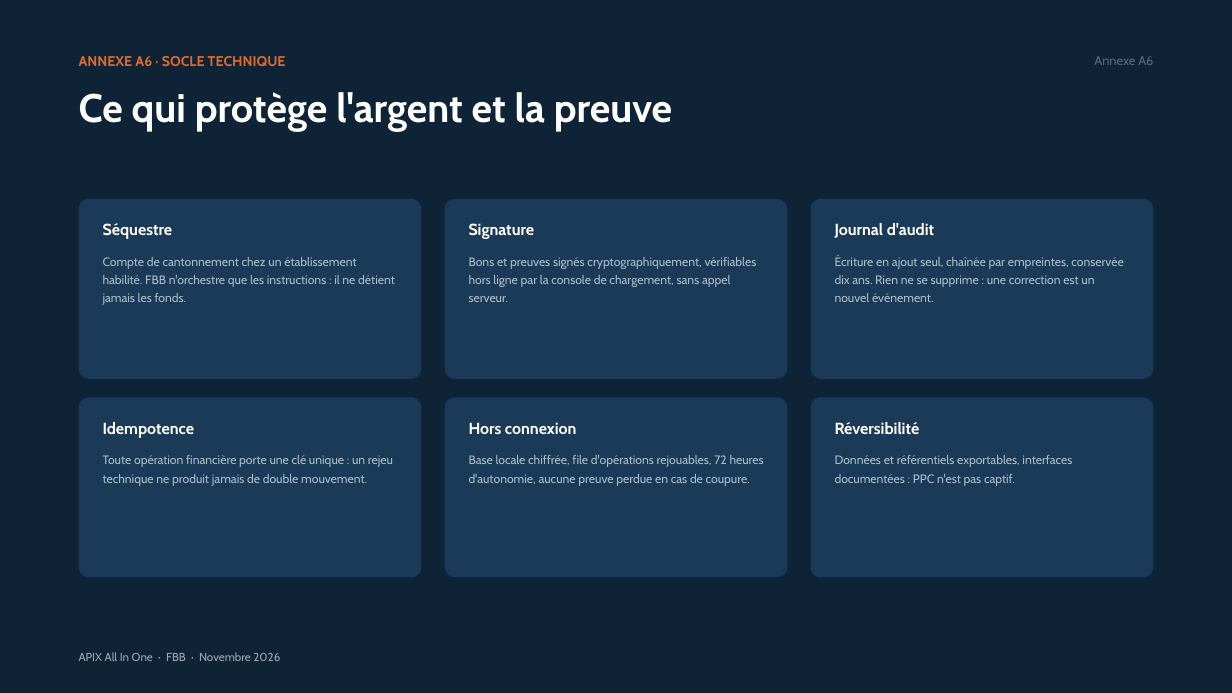
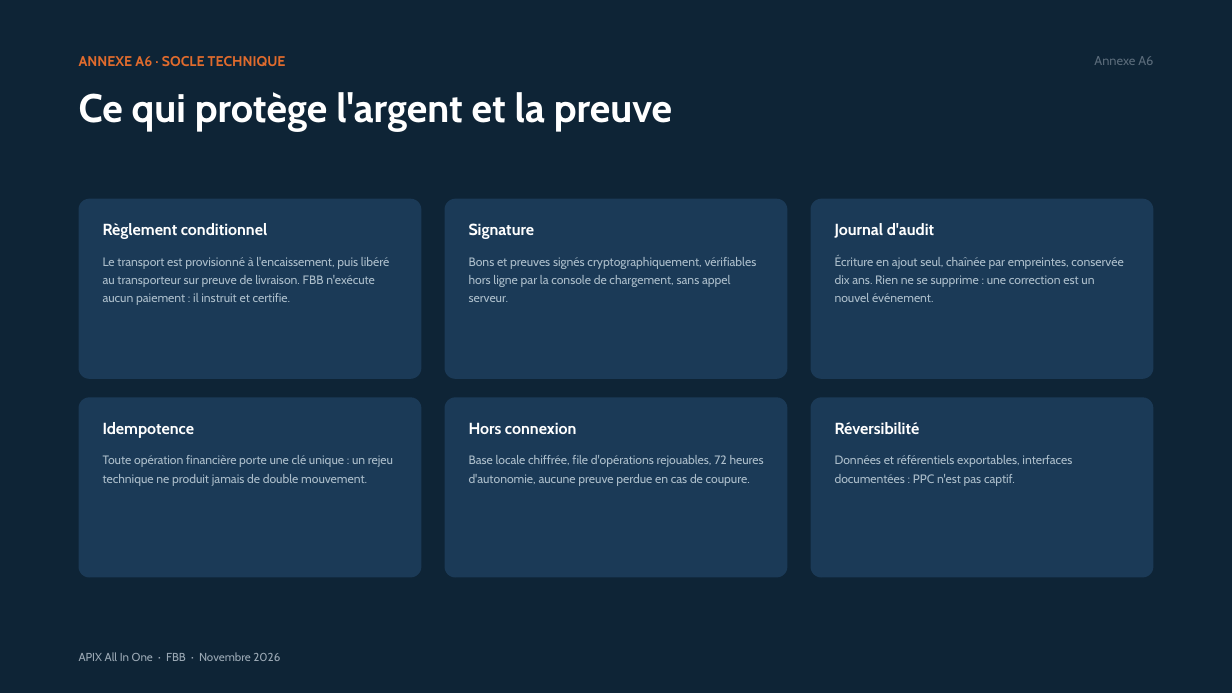
Before and after one commit to dilevembamu12/fbb-ppc-apix, a slide deck: slide 18 of dist/pptx/APIX-All-In-One-12-slides-PPC.pptx. Drawn at 1232x693 pixels with LibreOffice and Linux fonts; fonts in the diff are those of the drawing. Boxes give left, top, right and bottom in pixels: in the first picture for what was removed or moved away, otherwise in the second. Text is boxed around its words. In the diff, an @@ line names an element or a change of style, - is before the commit and + after.

```diff
--- a/dist/pptx/APIX-All-In-One-12-slides-PPC.pptx
+++ b/dist/pptx/APIX-All-In-One-12-slides-PPC.pptx
@@ text at [103, 223, 267, 239]: text changed @@
-Séquestre
+Règlement conditionnel
@@ text at [103, 257, 389, 305]: text changed @@
-Compte de cantonnement chez un établissement habilité. FBB n'orchestre que les instructions : il ne détient jamais les fonds.
+Le transport est provisionné à l'encaissement, puis libéré au transporteur sur preuve de livraison. FBB n'exécute aucun paiement : il instruit et certifie.
```
Also in this commit, not shown: 5 other slides changed, 23 other files.
